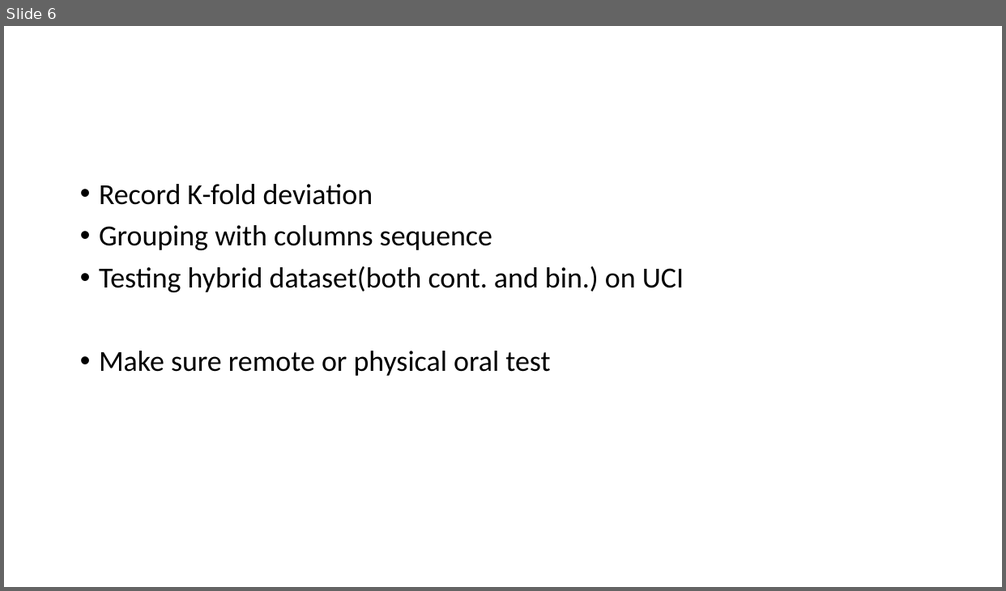
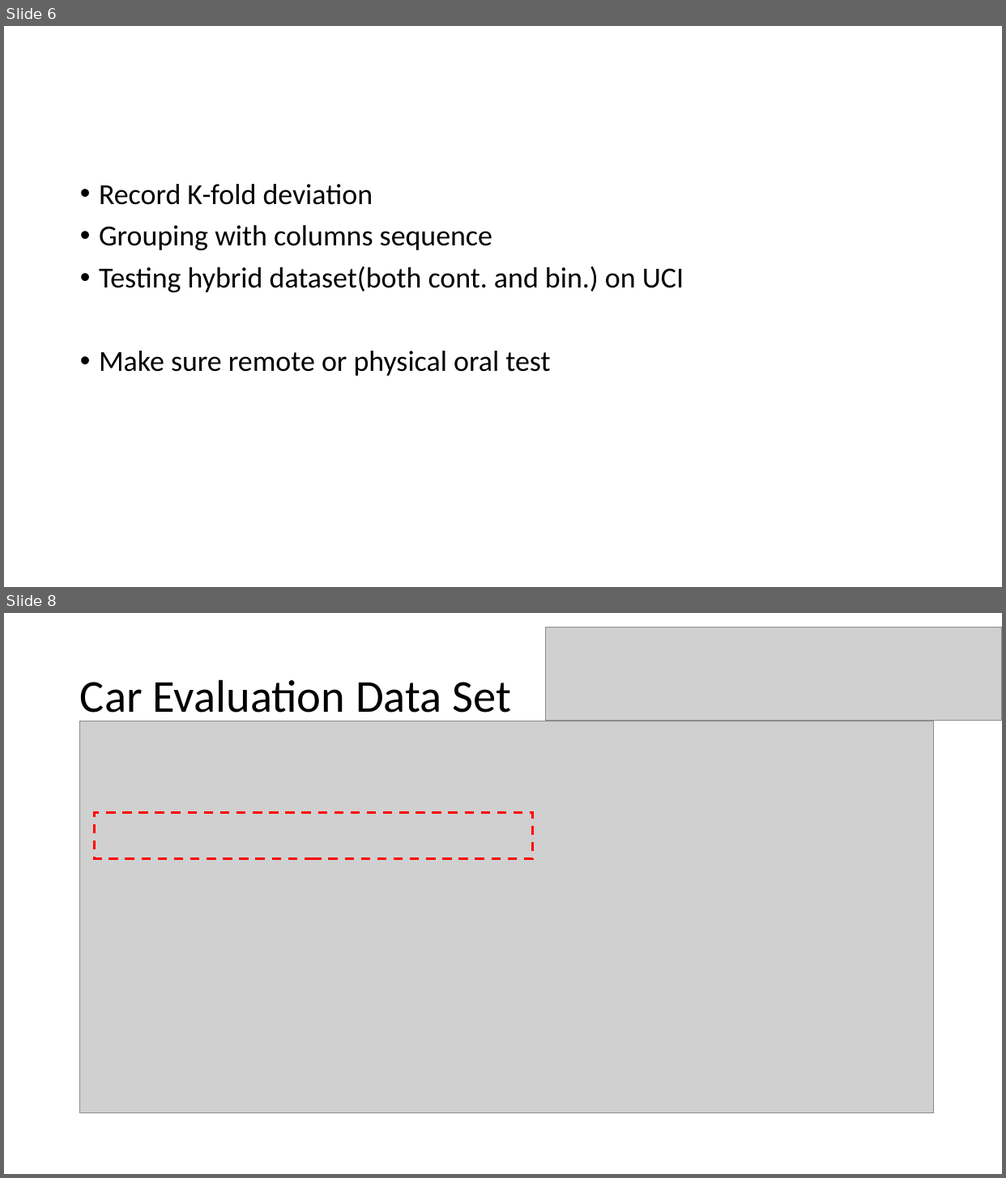
Before and after one commit to R64825/NTUIIE-Research, a slide deck: ppt/2022-10 meeting.pptx. Shown one above the other, each under a label of ours: slide 6 before the commit, slides 6 and 8 after it; the slides between them are not shown. The pictures are 1006x591 and 1006x1178 pixels, drawn with LibreOffice and Linux fonts; fonts in the diff are those of the drawing; grey boxes stand for pictures. Boxes give left, top, right and bottom in pixels: in the first picture for what was removed or moved away, otherwise in the second. Text is boxed around its words. In the diff, an @@ line names an element or a change of style, - is before the commit and + after.

```diff
--- a/ppt/2022-10 meeting.pptx
+++ b/ppt/2022-10 meeting.pptx
@@ slide 8 added at bbox=[4, 613, 1002, 1174], background #FFFFFF @@
@@ picture added at bbox=[545, 627, 1002, 721] @@
@@ title added at bbox=[80, 679, 511, 722], 44 pt, text #000000 @@
+Car Evaluation Data Set
@@ picture added at bbox=[79, 721, 934, 1114] @@
@@ rectangle added at bbox=[95, 813, 533, 859], outline #FF0000 2.25 pt dashed @@
```
Also in this commit, not shown: 2 other slides added.
